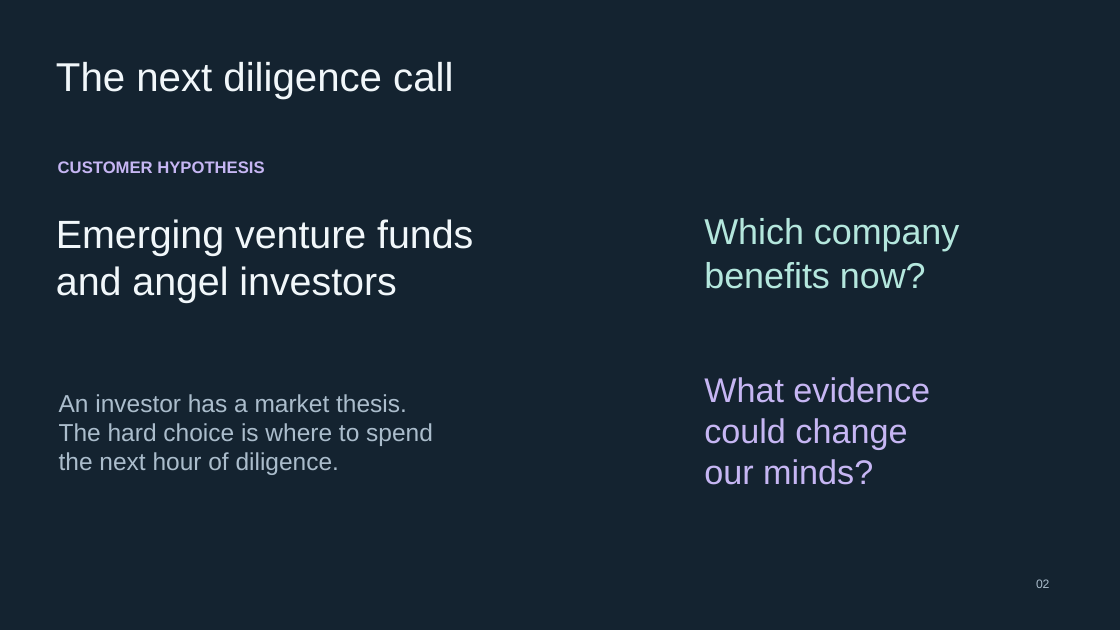
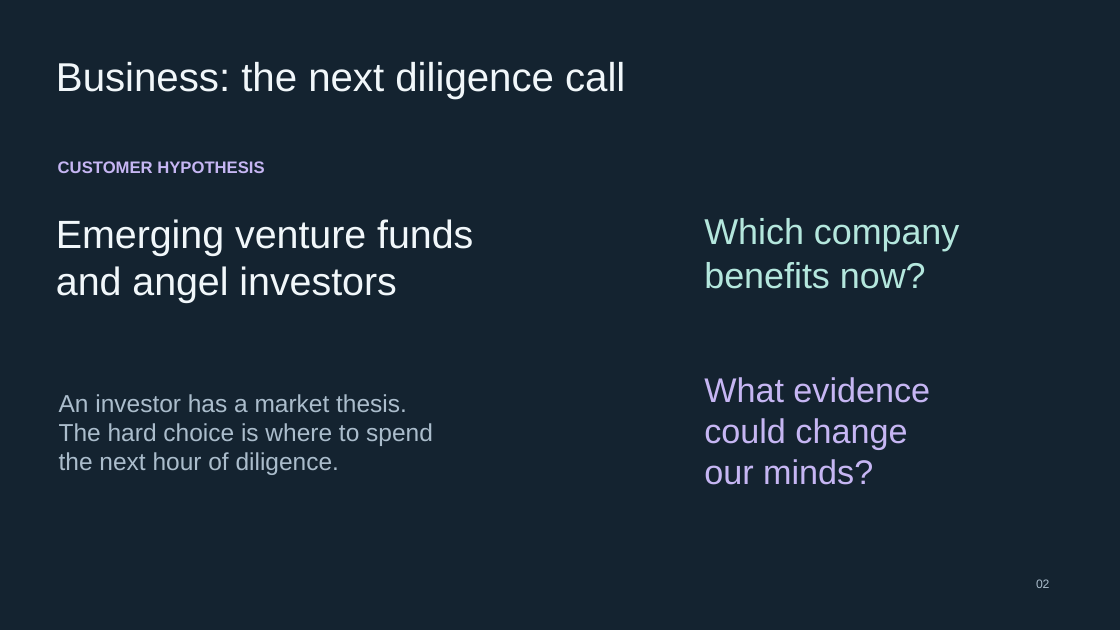
Before and after one commit to eliott-crypto/PARALLAX, a slide deck: slide 2 of docs/submission/pitch.pptx. Drawn at 1120x630 pixels with LibreOffice and Linux fonts; fonts in the diff are those of the drawing. Boxes give left, top, right and bottom in pixels: in the first picture for what was removed or moved away, otherwise in the second. Text is boxed around its words. In the diff, an @@ line names an element or a change of style, - is before the commit and + after.

```diff
--- a/docs/submission/pitch.pptx
+++ b/docs/submission/pitch.pptx
@@ text at [56, 62, 625, 99]: text changed @@
-The next diligence call
+Business: the next diligence call
```
Also in this commit, not shown: 2 other slides changed, 2 slides added, 2 slides removed, 6 other files.
